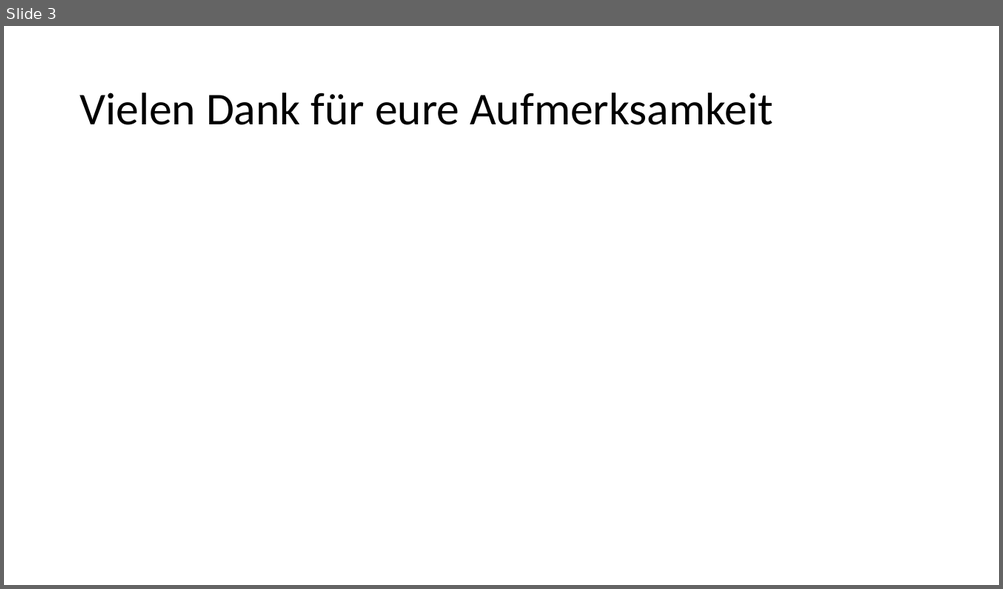
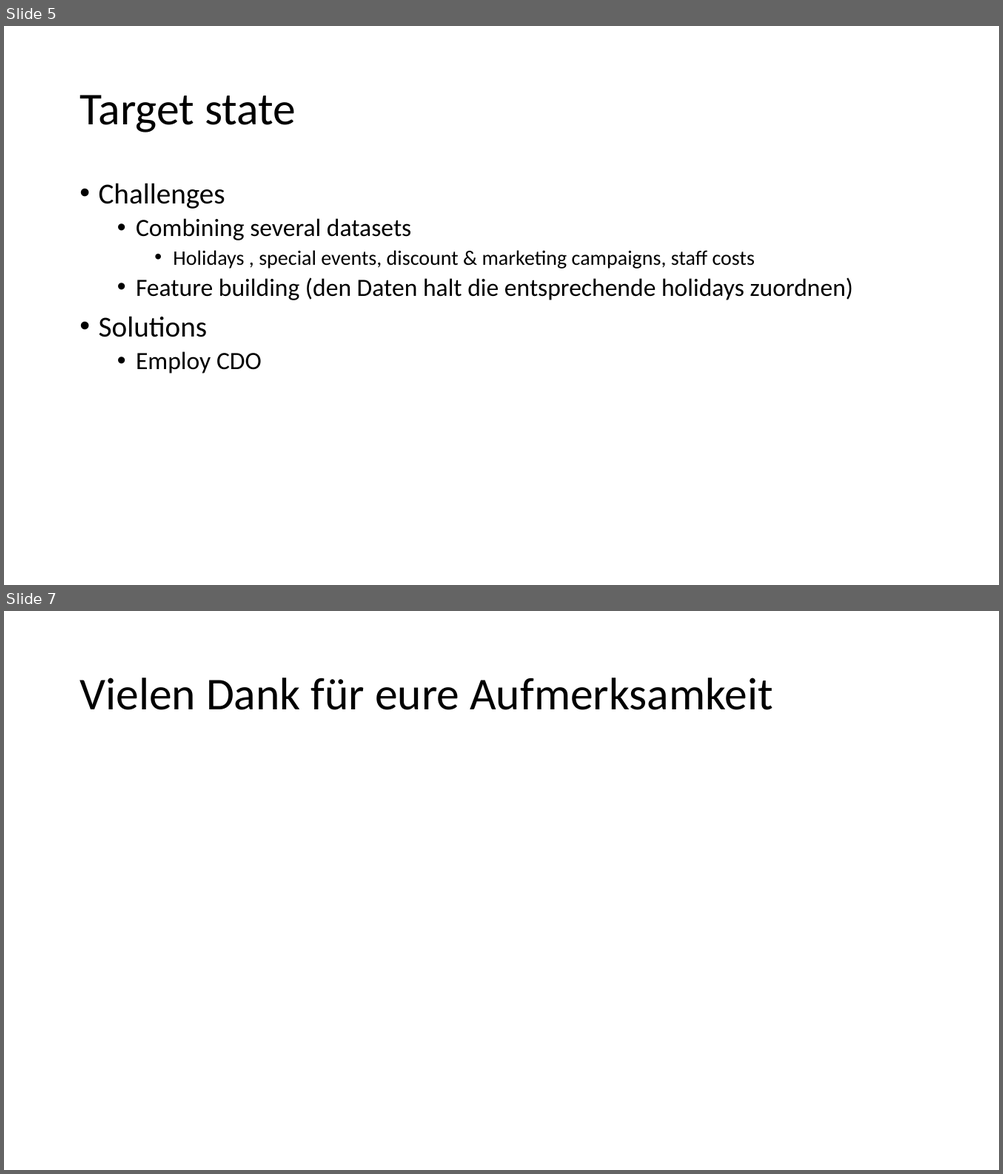
Before and after one commit to AndreasNeuhierl/InnoMgmt, a slide deck: PPT_KI_Innovation.pptx. Shown one above the other, each under a label of ours: slide 3 before the commit, slides 5 and 7 after it; the slides between them are not shown. The pictures are 1003x589 and 1003x1174 pixels, drawn with LibreOffice and Linux fonts; fonts in the diff are those of the drawing. Boxes give left, top, right and bottom in pixels: in the first picture for what was removed or moved away, otherwise in the second. Text is boxed around its words. In the diff, an @@ line names an element or a change of style, - is before the commit and + after.

Commit message:
new ppt

```diff
--- a/PPT_KI_Innovation.pptx
+++ b/PPT_KI_Innovation.pptx
@@ slide 5 added at box(4, 26, 999, 585), background #FFFFFF @@
@@ title added at box(79, 95, 296, 133), 44 pt, text #000000 @@
+Target state
@@ text added at box(99, 183, 854, 374), 24 pt, text #000000 @@
+• Challenges
+  • Combining several datasets
+    • Holidays , special events, discount & marketing campaigns, staff costs
+  • Feature building (den Daten halt die entsprechende holidays zuordnen)
+• Solutions
+  • Employ CDO
@@ what was slide 3 is now slide 7 @@
```
Also in this commit, not shown: 1 slide changed, 4 other slides added, 1 slide removed, 1 other file.
